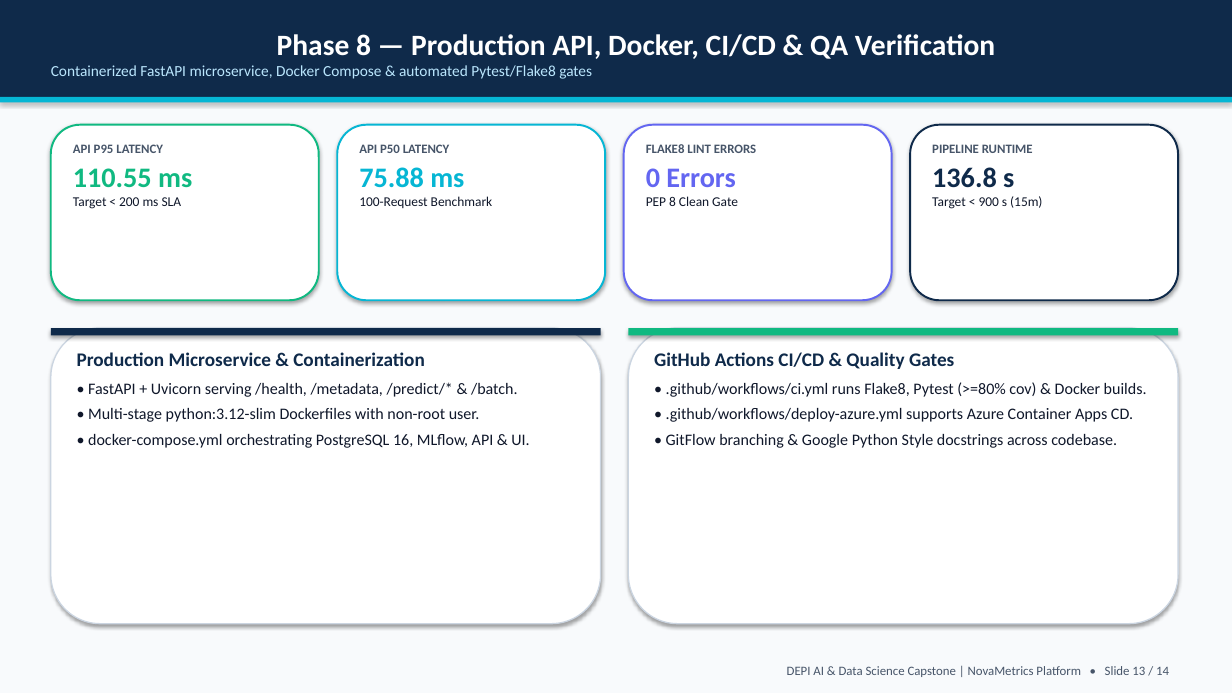
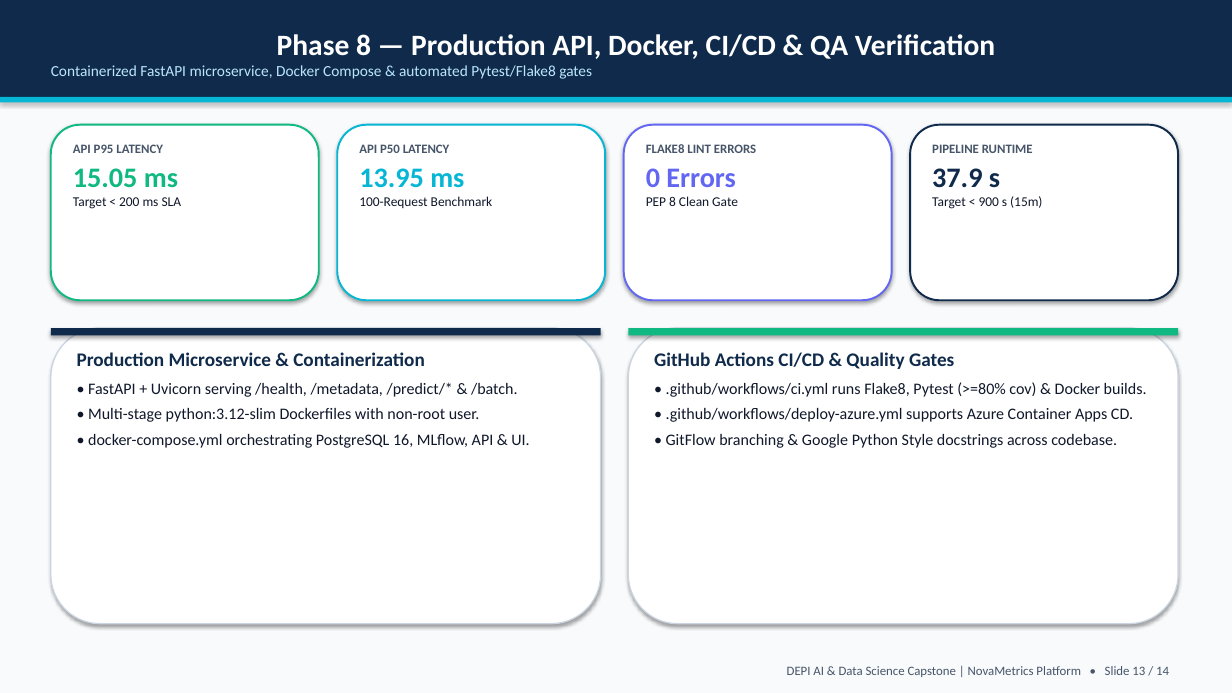
Before and after one commit to Jana-ctrl-s/end-to-end-business-analytics, a slide deck: slide 13 of docs/06_reports_and_presentation/Executive_Presentation.pptx. Drawn at 1232x693 pixels with LibreOffice and Linux fonts; fonts in the diff are those of the drawing. Boxes give left, top, right and bottom in pixels: in the first picture for what was removed or moved away, otherwise in the second. Text is boxed around its words. In the diff, an @@ line names an element or a change of style, - is before the commit and + after.

```diff
--- a/docs/06_reports_and_presentation/Executive_Presentation.pptx
+++ b/docs/06_reports_and_presentation/Executive_Presentation.pptx
@@ text at (x1=73, y1=168, x2=178, y2=188): text changed @@
-110.55 ms
+15.05 ms
@@ text at (x1=359, y1=168, x2=464, y2=188): text changed @@
-75.88 ms
+13.95 ms
@@ text at (x1=932, y1=168, x2=1000, y2=188): text changed @@
-136.8 s
+37.9 s
```
Also in this commit, not shown: 5 other slides changed, 17 other files.
